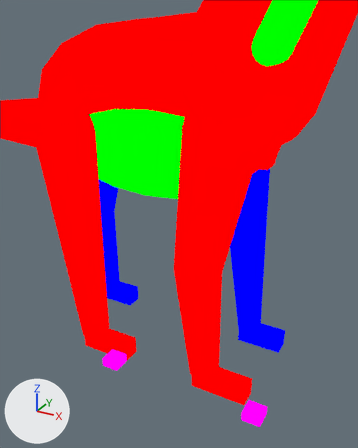
The Blender file assets-source/blender/motion/brachiosaurus-walk.blend, before and after one commit.
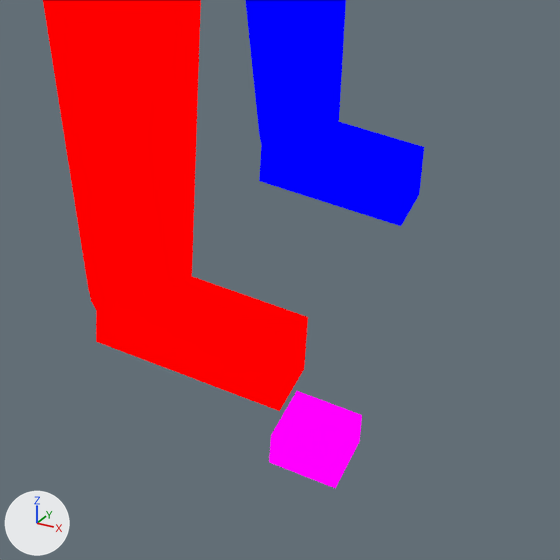
There are two pictures of each version: one from a 50 mm lens placed at (87.3, -45.2, 38.1), pointed at (65.3, -5.2, 18.1), one close up on the part from 46% to 90% of the width and 64% to 100% of the height. Arrows for +X, +Y and +Z are at lower left; the lights stay in place. The last two pictures show the newer version. Both versions are drawn at full value of the shape key 'walk_05' of 'DinoTycoon_Motion_brachiosaurus_walk_near_front_claws'; the numbers are the values there.

The first close-up shows 'DinoTycoon_Motion_brachiosaurus_walk_far_front_1', 'DinoTycoon_Motion_brachiosaurus_walk_far_front_foot', 'DinoTycoon_Motion_brachiosaurus_walk_far_front_tip', 'DinoTycoon_Motion_brachiosaurus_walk_near_front_1', 'DinoTycoon_Motion_brachiosaurus_walk_near_front_claws', 'DinoTycoon_Motion_brachiosaurus_walk_near_front_foot', 'DinoTycoon_Motion_brachiosaurus_walk_near_front_tip' and 1 more.
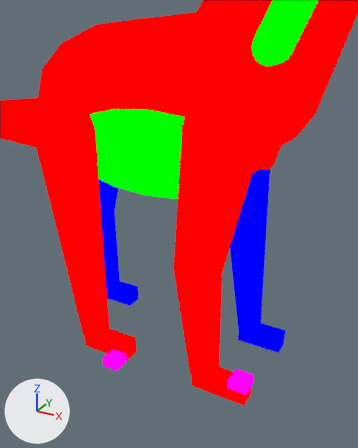
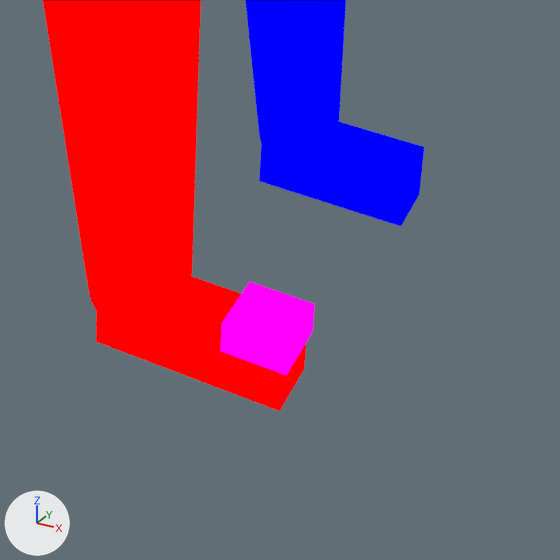
Changed parts and their boxes (x1, y1, x2, y2) in the close-ups (560 x 560 px):
'DinoTycoon_Motion_brachiosaurus_walk_near_front_claws', moved
    before: (269, 391, 362, 488)
    after: (220, 282, 315, 376)

Edits to the bpy script that builds the scene:
```text
Change me_dinotycoon_motion_brachiosaurus_walk_sample_near_front_claws:
    used by ob_dinotycoon_motion_brachiosaurus_walk_near_front_claws; location = (0.0, 0.0, 0.0)
    remove me_dinotycoon_motion_brachiosaurus_walk_sample_near_front_claws.from_pydata(...)  # 8 vertices, 6 faces; spans x 74.5..76.5, y -9.0..-7.0, z 0.0..1.0
    add me_dinotycoon_motion_brachiosaurus_walk_sample_near_front_claws.from_pydata(...)  # 8 vertices, 6 faces; spans x 72.84..74.84, y -9.0..-7.0, z 3.33..4.33
    me_dinotycoon_motion_brachiosaurus_walk_sample_near_front_claws part 1: the whole mesh is moved by (-1.66, 0.0, 3.33)
```
